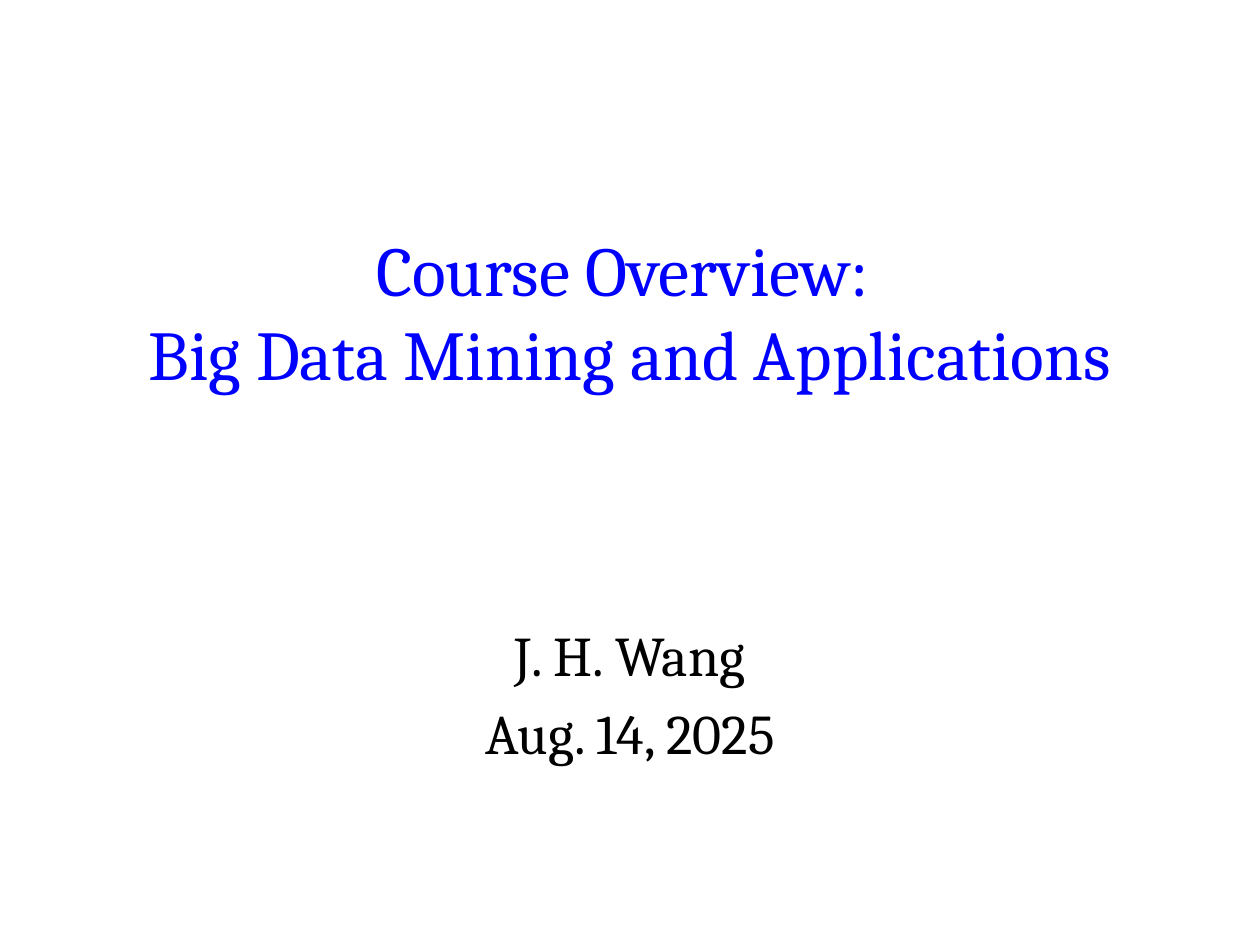
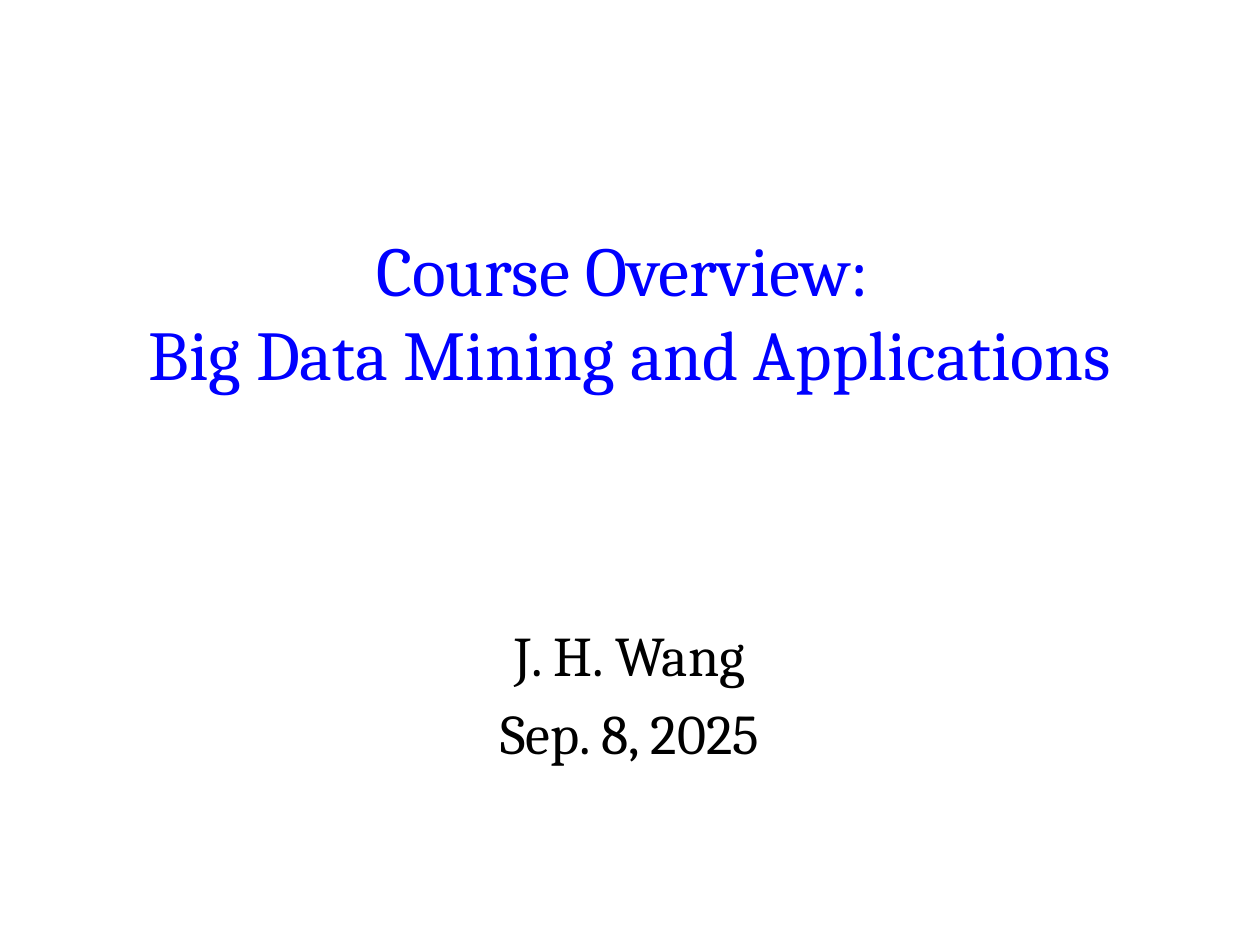
Before and after one commit to chriswjh/chriswjh.github.io, a slide deck: slide 1 of BDM/00-overview.pptx. Drawn at 1260x945 pixels with LibreOffice and Linux fonts; fonts in the diff are those of the drawing. Boxes give left, top, right and bottom in pixels: in the first picture for what was removed or moved away, otherwise in the second. Text is boxed around its words. In the diff, an @@ line names an element or a change of style, - is before the commit and + after.

```diff
--- a/BDM/00-overview.pptx
+++ b/BDM/00-overview.pptx
@@ subtitle at box(500, 716, 759, 766): text changed @@
-Aug. 14, 2025
+Sep. 8, 2025
```
Also in this commit, not shown: 4 other slides changed.
